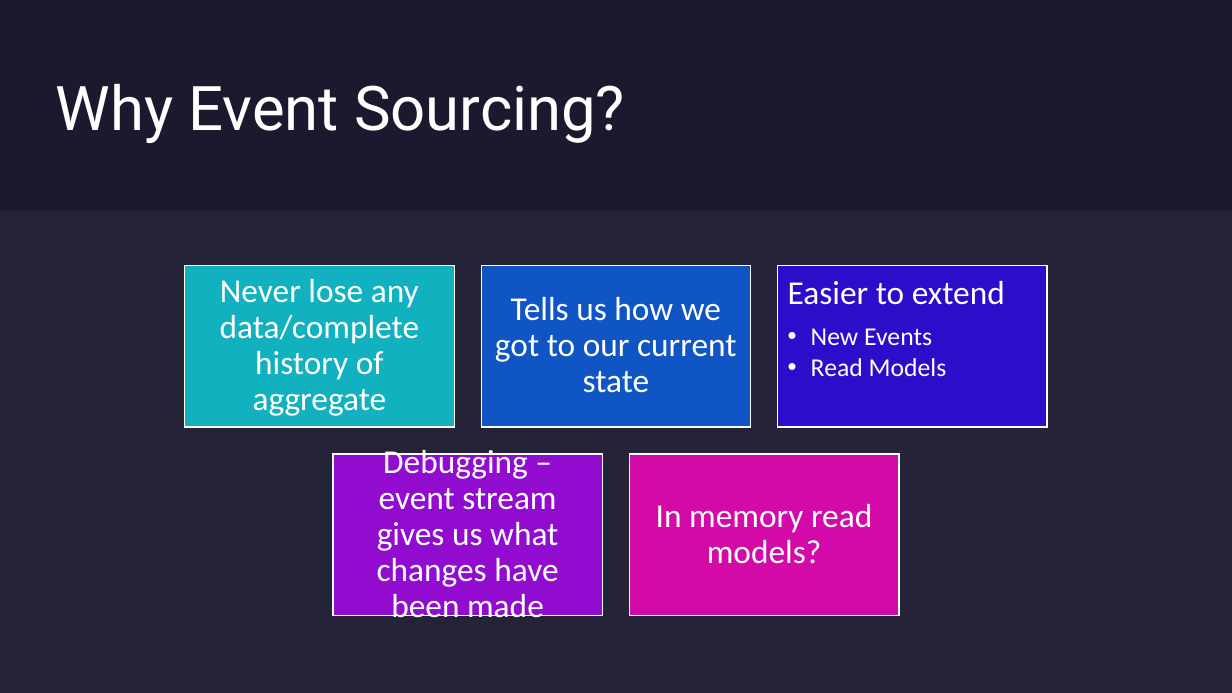
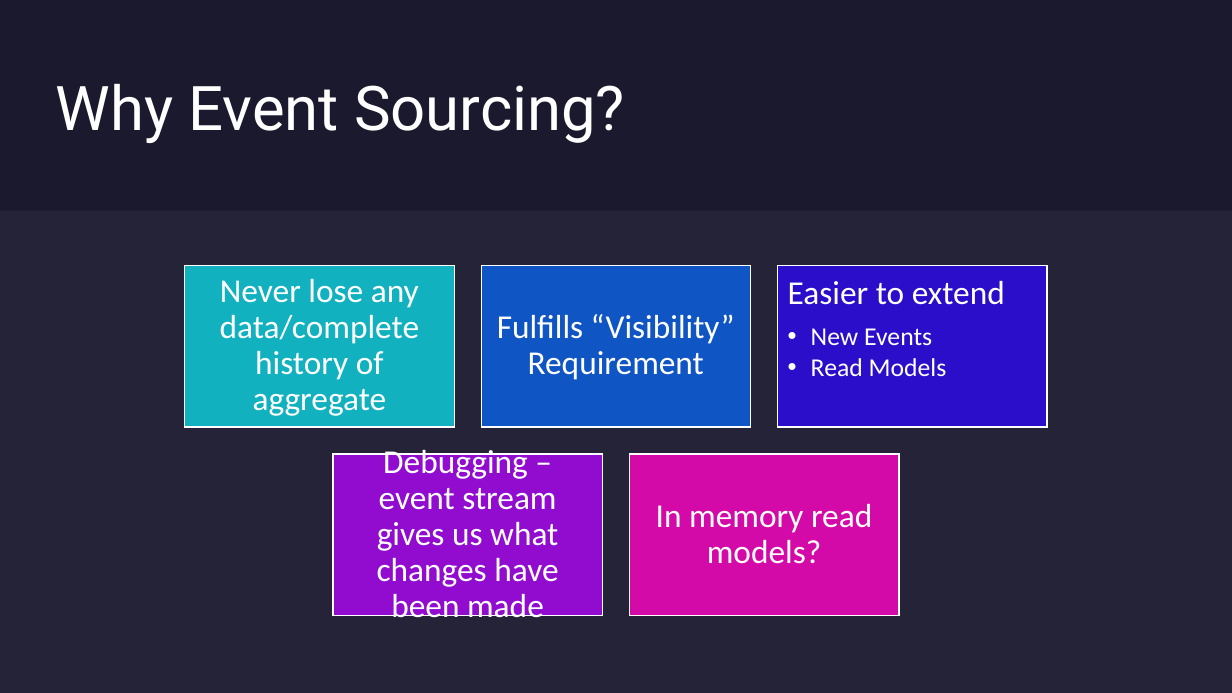
Before and after one commit to reyno120/event-sourcing-in-azure, a slide deck: slide 11 of DDD & Event Sourcing.pptx (slide 10 before the commit). Drawn at 1232x693 pixels with LibreOffice and Linux fonts; fonts in the diff are those of the drawing. Boxes give left, top, right and bottom in pixels: in the first picture for what was removed or moved away, otherwise in the second. Text is boxed around its words. In the diff, an @@ line names an element or a change of style, - is before the commit and + after.

Commit message:
Updating Powerpoint Presentation

```diff
--- a/DDD & Event Sourcing.pptx
+++ b/DDD & Event Sourcing.pptx
@@ text at (497, 314, 735, 380): text changed @@
-Tells us how we got to our current state
+Fulfills “Visibility” Requirement
```
Also in this commit, not shown: 1 other slide changed, 6 slides added, 4 slides removed.
